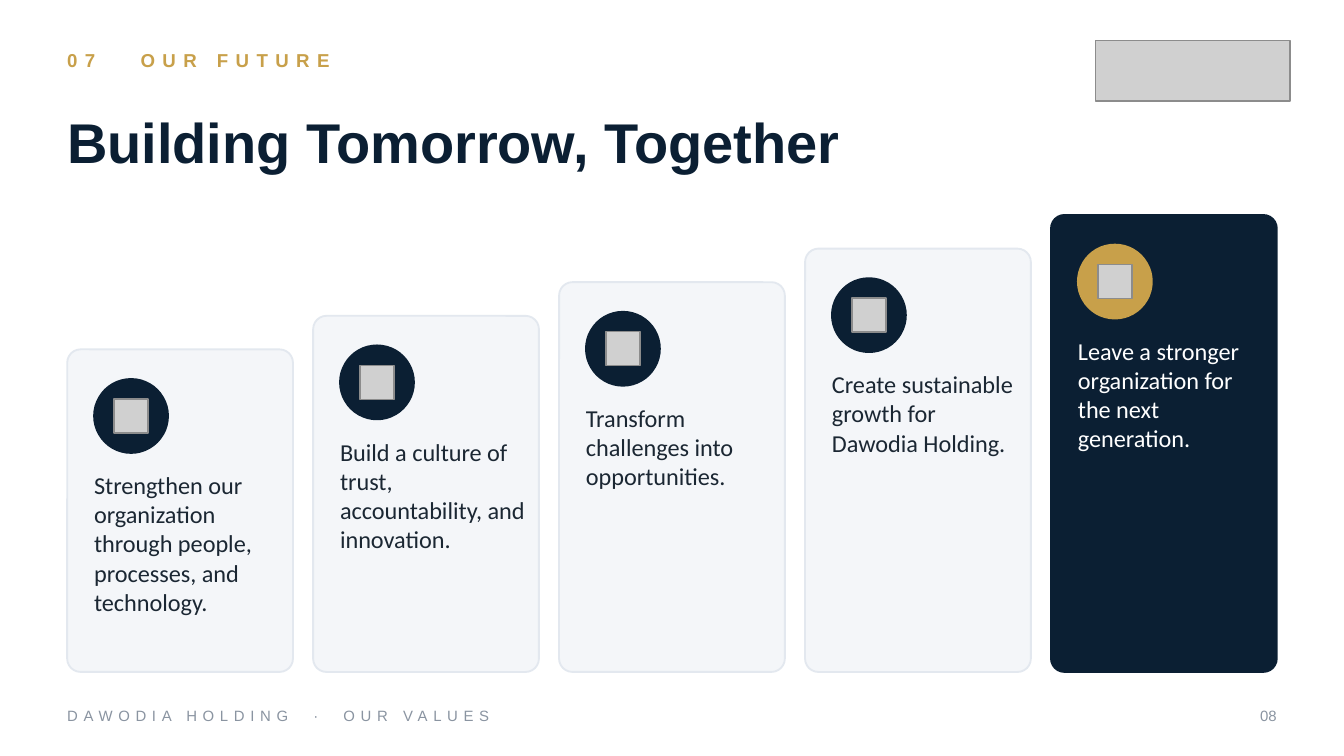
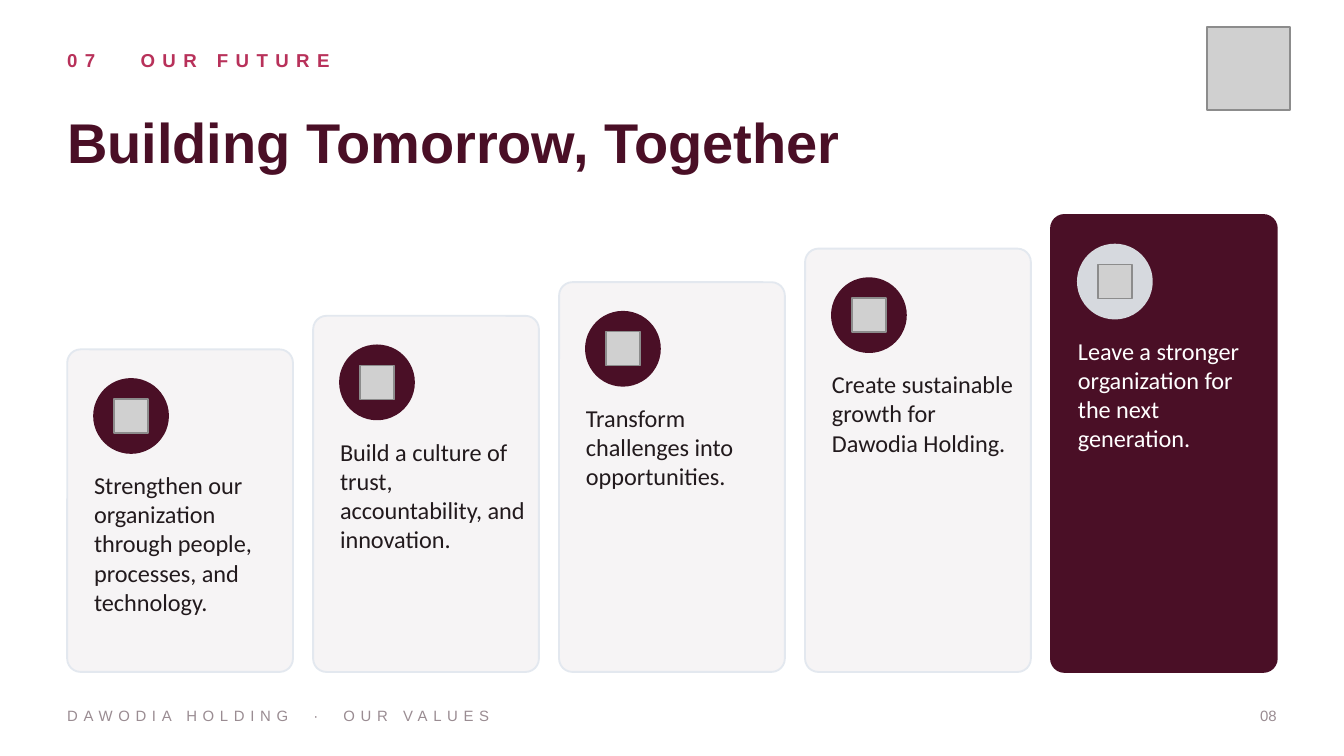
Before and after one commit to Fazmeershan/testgithub, a slide deck: slide 8 of presentation/Dawodia_Holding_Our_Values.pptx. Drawn at 1344x756 pixels with LibreOffice and Linux fonts; fonts in the diff are those of the drawing; grey boxes stand for pictures. Boxes give left, top, right and bottom in pixels: in the first picture for what was removed or moved away, otherwise in the second. Text is boxed around its words. In the diff, an @@ line names an element or a change of style, - is before the commit and + after.

```diff
--- a/presentation/Dawodia_Holding_Our_Values.pptx
+++ b/presentation/Dawodia_Holding_Our_Values.pptx
@@ picture: place and size @@
-picture at box(1095, 40, 1290, 101)
+picture at box(1207, 27, 1290, 110)
@@ text "07 OUR FUTURE" at box(67, 54, 330, 67): text colour #C8A04A to #B8315A @@
@@ text "Building Tomorrow, Together" at box(67, 122, 839, 173): text colour #0B1F33 to #4A0F26 @@
@@ fill #0B1F33 to #4A0F26; outline #0B1F33 1 pt to #4A0F26 1 pt in 5 elements at box(94, 379, 168, 453), box(340, 345, 414, 419), box(586, 312, 660, 386), box(832, 278, 906, 352), box(1051, 215, 1277, 672) @@
@@ fill #F4F6F9 to #F6F4F5 in 4 elements at box(67, 349, 293, 672), box(313, 316, 539, 672), box(559, 282, 785, 672), box(805, 249, 1031, 672) @@
@@ ellipse at box(1078, 245, 1152, 319): fill #C8A04A to #D6D9DE; outline #C8A04A 1 pt to #D6D9DE 1 pt @@
@@ text colour #1B2733 to #221A1D in 4 elements at box(94, 477, 252, 615), box(340, 444, 525, 548), box(586, 410, 734, 489), box(832, 376, 1013, 456) @@
@@ text "DAWODIA HOLDING · OUR VALUES" at box(67, 710, 489, 721): text colour #8A94A1 to #9A8C92 @@
@@ text "08" at box(1260, 710, 1277, 721): text colour #8A94A1 to #9A8C92 @@
```
Also in this commit, not shown: 8 other slides changed, 6 other files.
